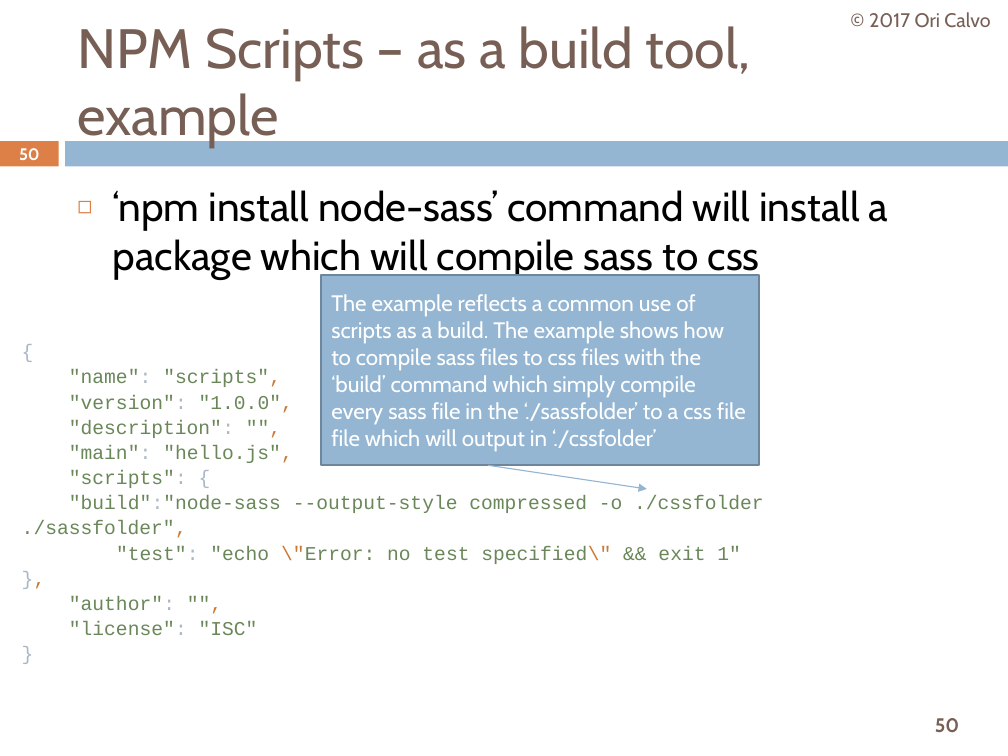
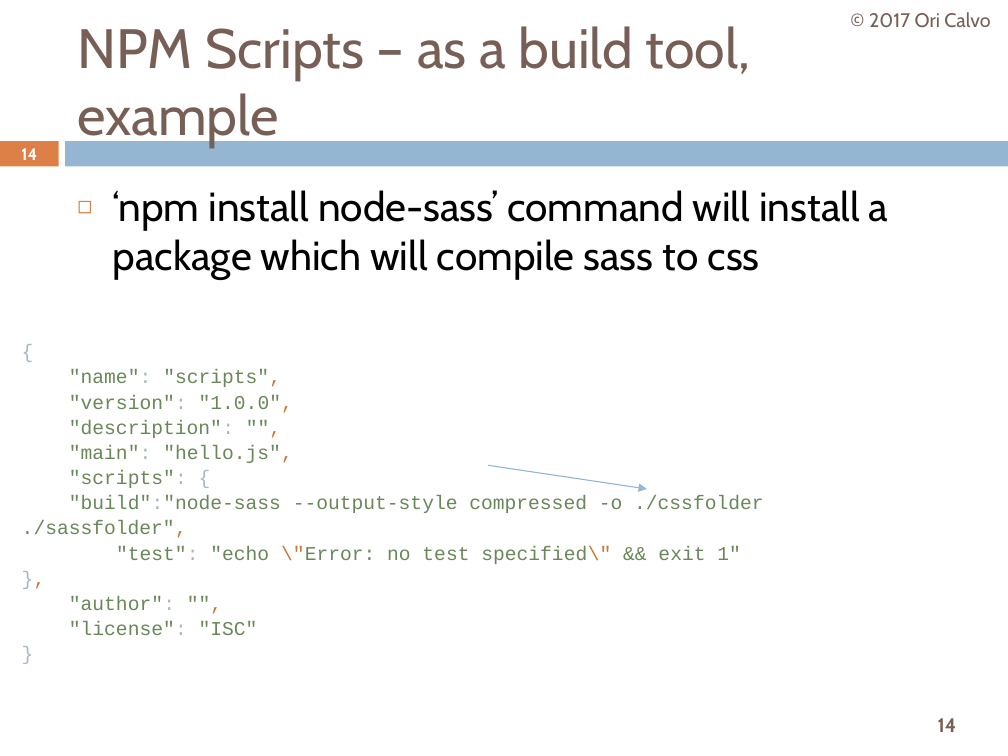
Before and after one commit to oricalvo/course-angular, a slide deck: slide 14 of PPTs/01 Build & Setup.pptx (slide 50 before the commit). Drawn at 1008x756 pixels with LibreOffice and Linux fonts; fonts in the diff are those of the drawing. Boxes give left, top, right and bottom in pixels: in the first picture for what was removed or moved away, otherwise in the second. Text is boxed around its words. In the diff, an @@ line names an element or a change of style, - is before the commit and + after.

```diff
--- a/PPTs/01 Build & Setup.pptx
+++ b/PPTs/01 Build & Setup.pptx
@@ page number at [21, 148, 37, 160]: text changed @@
-50
+14
@@ rectangle removed at [322, 275, 759, 465] @@
-The example reflects a common use of scripts as a build. The example shows how to compile sass files to css files with the ‘build’ command which simply compile every sass file in the ‘./sassfolder’ to a css file file which will output in ‘./cssfolder’
@@ page number at [938, 718, 957, 732]: text changed @@
-50
+14
```
Also in this commit, not shown: 16 other slides changed, 4 slides added, 12 slides removed, 17 other files.
